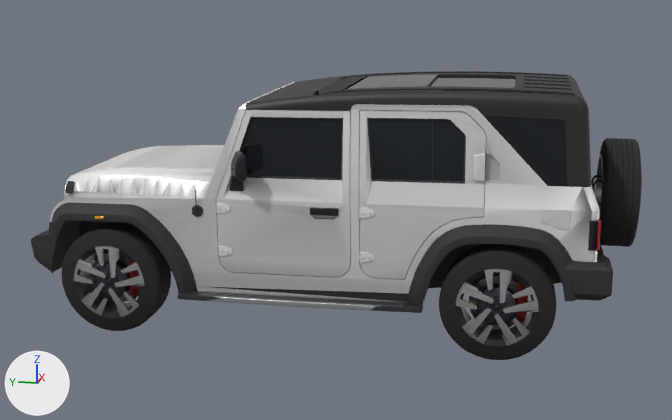
The glTF model src/assets/cars/thar.glb as it was, and as the next commit left it.
The view is the same before and after, from a 50 mm lens placed at (-7.3, -1.6, 2.66), pointed at (-0.04, -0.15, 0.85). Arrows for +X, +Y and +Z are at lower left; the lights stay in place. The first picture is the older version. Where no turn or scale is listed for an object, it has been applied to the vertices.

Names of what the first picture shows: 'body', 'wheel_FL', 'wheel_RL'.
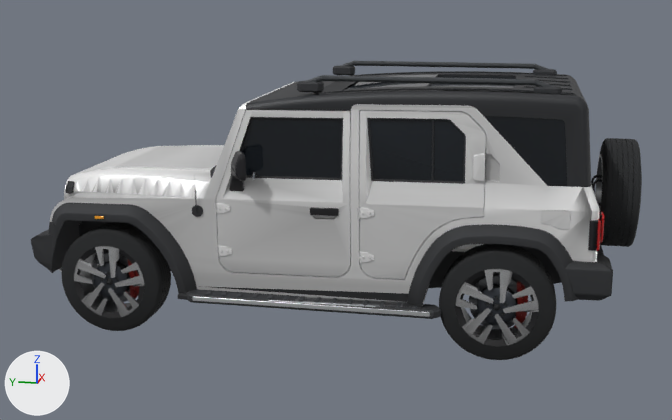
Pixel boxes (x1, y1, x2, y2) of what changed, in the pictures (672 x 420 px):
'ROXX_trim', added (mostly hidden): after (59, 61, 604, 319)
    faces in mat_thar_trim_steel: (205, 61, 555, 309)
    faces in mat_thar_cladding: (186, 66, 562, 319)
    faces in mat_thar_step_silver: (59, 260, 430, 317)
'ROXX_cabin', added (mostly hidden): after (210, 158, 486, 252)
    faces in mat_thar_cabin_ivory: (452, 158, 486, 252)

The change, as a diff of the scene's bpy script:
```diff
--- a/src/assets/cars/thar.glb.py
+++ b/src/assets/cars/thar.glb.py
@@ mat_thar_cabin_ivory @@
+mat_thar_cabin_ivory = bpy.data.materials.new('Thar_Cabin_Ivory')
+# nodes: BsdfPrincipled, Mix, OutputMaterial, VertexColor
+# colours: white #e7e7e7, mixed with the vertex colours
@@ me_roxx_cabin_003 @@
+me_roxx_cabin_003.from_pydata(...)  # 2552 vertices, 4674 faces; spans x -0.82..0.82, y -1.49..0.68, z 0.71..1.56
+# faces by material slot: [1860, 1098, 1716]
+me_roxx_cabin_003.materials.append(mat_thar_cabin_ivory)
+me_roxx_cabin_003.materials.append(mat_thar_step_silver)
+me_roxx_cabin_003.materials.append(mat_thar_cladding)
@@ me_roxx_trim_003 @@
+me_roxx_trim_003.from_pydata(...)  # 3476 vertices, 6336 faces; spans x -0.99..0.99, y -2.19..2.14, z 0.3..2.0
+# faces by material slot: [204, 420, 600, 3776, 1000, 56, 280]
+me_roxx_trim_003.materials.append(mat_thar_step_silver)
+me_roxx_trim_003.materials.append(mat_thar_cladding)
+me_roxx_trim_003.materials.append(mat_thar_paint)
+me_roxx_trim_003.materials.append(mat_thar_trim_steel)
+me_roxx_trim_003.materials.append(mat_thar_headlamp_drl)
+me_roxx_trim_003.materials.append(mat_thar_chrome)
+me_roxx_trim_003.materials.append(mat_thar_tail_lamp)
@@ ob_roxx_cabin @@
+ob_roxx_cabin = bpy.data.objects.new('ROXX_cabin', me_roxx_cabin_003)
+ob_roxx_cabin.location = (0.0, 0.0, 0.0)
@@ ob_roxx_trim @@
+ob_roxx_trim = bpy.data.objects.new('ROXX_trim', me_roxx_trim_003)
+ob_roxx_trim.location = (0.0, 0.0, 0.0)
```
